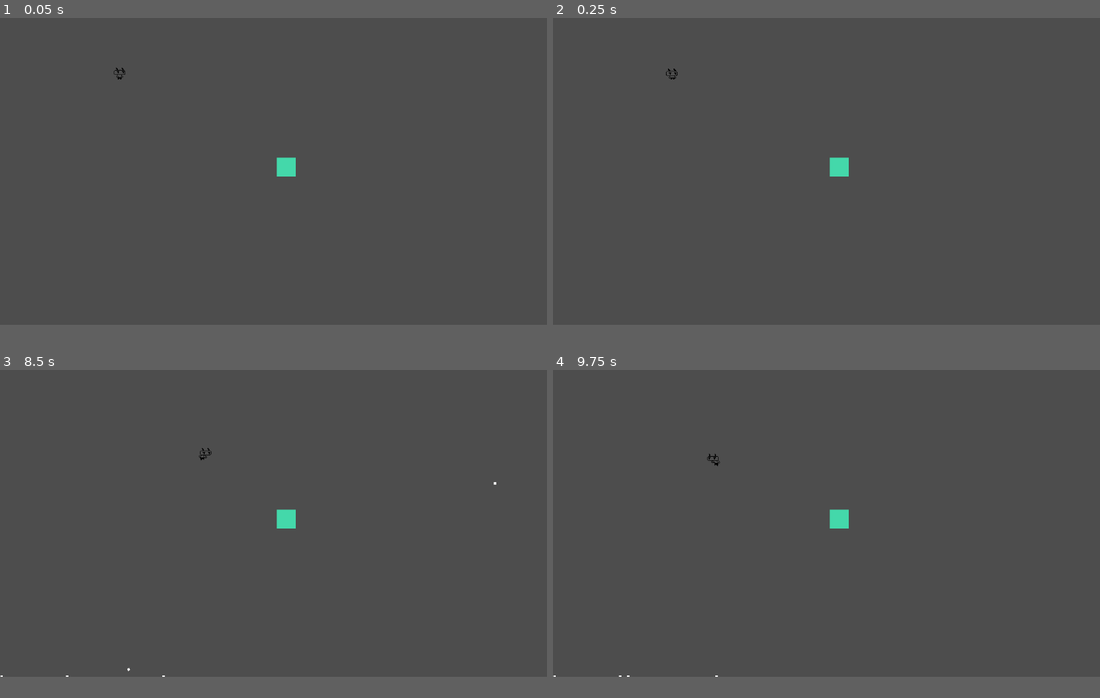
Above: before the commit, frames 1-4 (two rows, left to right).
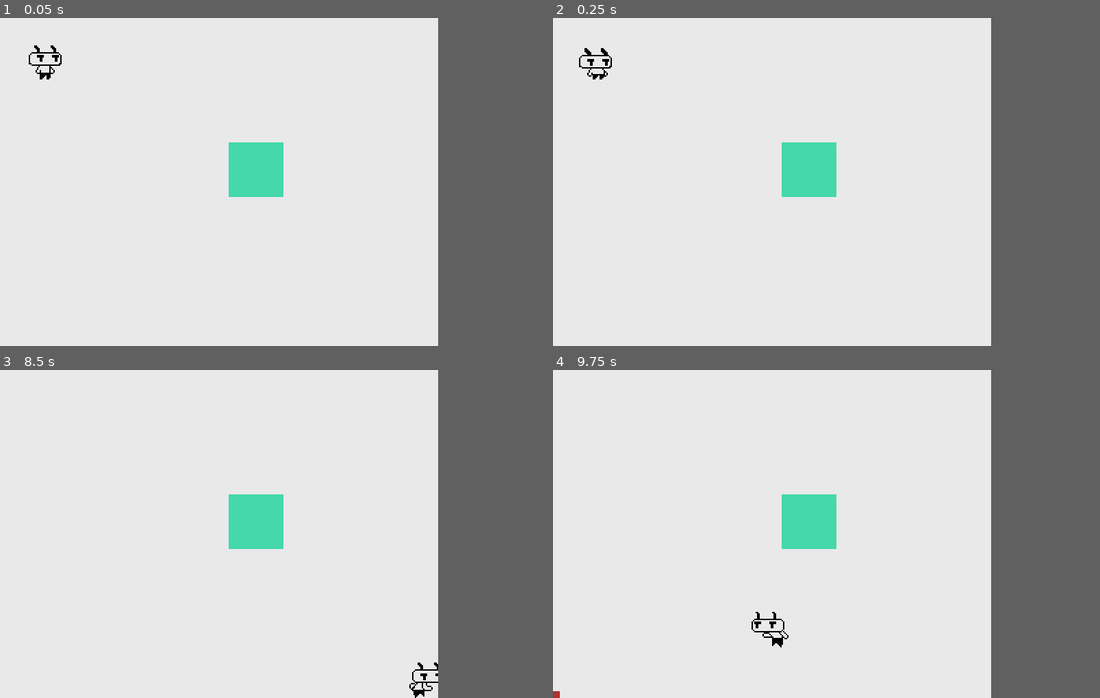
Above: after the commit, the same moments.

Repository: dead-rabbit-studio/hell-scout
Game: Godot game, scene res://main_game.tscn
The game is run twice, just before and just after one commit, with the same random seed, the same clock (stepped at 60 frames per second) and the same inputs.
Inputs:
- Up to frame 1 (0.05 s): no input
- Up to frame 2 (0.25 s): no input
- Up to frame 3 (8.5 s): hold Right (move_right) 0.53-1.28 s; hold Down (move_down) 1.28-2.03 s; hold Right (move_right) 2.03-2.78 s; hold Up (move_up) 2.78-3.53 s; hold Left (move_left) 3.53-5.03 s; hold Down (move_down) 5.03-5.78 s; hold Right (move_right) 5.78-6.53 s; hold Up (move_up) 6.53-7.28 s; hold Right (move_right) 7.28-8.03 s; hold Down (move_down) from 8.03 s (still down)
- Up to frame 4 (9.75 s): release Down (move_down) at 8.78 s; hold Left (move_left) 8.78-9.53 s; hold Up (move_up) from 9.53 s (still down)
In our replay, the window is 799x449 before the commit and 640x480 after it. These sizes can differ from the game's own. Grey fills any space a smaller window leaves; there, only what the larger window draws over its background counts as a difference.

The runs differ from the first frame. In frame 1, 75% of the frame differs, in the area x 0-81%, y 0-94%; in frame 2, 75%; in frame 3, 75%, in the area x 0-91%, y 0-100%; in frame 4, 75%.

Commit message:
chore: change game colors to better readbility

Diff:
--- a/bullet.gd
+++ b/bullet.gd
@@ -1,11 +1,13 @@
 extends RigidBody2D
 
-@export var still_alive_time_secs: int = 1
+@export var still_alive_time_secs: float = 0.01
 
 func _ready() -> void:
 	var timer: Timer = Timer.new()
+	timer.autostart = true
 	timer.start(still_alive_time_secs)
-	timer.connect("Timeout", _on_timer_timeout)
+	timer.connect("timeout", _on_timer_timeout)
+	add_child(timer)
 
 func _on_timer_timeout() -> void:
 	queue_free()
--- a/bullet.tscn
+++ b/bullet.tscn
@@ -11,6 +11,7 @@
 [node name="ColorRect" type="ColorRect" parent="."]
 offset_right = 5.0
 offset_bottom = 5.0
+color = Color(0.67451, 0.196078, 0.196078, 1)
 
 [node name="CollisionShape2D" type="CollisionShape2D" parent="."]
 position = Vector2(2.5, 2.5)
--- a/main_game.tscn
+++ b/main_game.tscn
@@ -17,6 +17,13 @@
 [node name="Main Game" type="Node2D"]
 script = ExtResource("1_e2vps")
 
+[node name="ColorRect" type="ColorRect" parent="."]
+offset_left = 396.0
+offset_top = 183.0
+offset_right = 756.0
+offset_bottom = 449.0
+color = Color(0.913725, 0.913725, 0.913725, 1)
+
 [node name="Camera2D" type="Camera2D" parent="."]
 position = Vector2(577, 323)
 
@@ -27,27 +34,28 @@
 physics_material_override = SubResource("PhysicsMaterial_d1161")
 
 [node name="TopBondary" type="CollisionShape2D" parent="Level/LevelBoundaries"]
-position = Vector2(576, -12)
+position = Vector2(590, 193)
 shape = SubResource("RectangleShape2D_6o613")
 debug_color = Color(0.647059, 0.407843, 0.835294, 0.419608)
 
 [node name="BottomBoundary" type="CollisionShape2D" parent="Level/LevelBoundaries"]
-position = Vector2(576, 659)
+position = Vector2(606, 453)
 shape = SubResource("RectangleShape2D_6o613")
 debug_color = Color(0.647059, 0.407843, 0.835294, 0.419608)
 
 [node name="LeftBoundary" type="CollisionShape2D" parent="Level/LevelBoundaries"]
-position = Vector2(-10, 333.75)
+position = Vector2(407, 345)
 shape = SubResource("RectangleShape2D_dj024")
 debug_color = Color(0.647059, 0.407843, 0.835294, 0.419608)
 
 [node name="RightBoundary" type="CollisionShape2D" parent="Level/LevelBoundaries"]
-position = Vector2(1162, 335)
+position = Vector2(747, 317)
 shape = SubResource("RectangleShape2D_dj024")
 debug_color = Color(0.647059, 0.407843, 0.835294, 0.419608)
 
 [node name="Player" parent="Level" instance=ExtResource("1_4phlm")]
-position = Vector2(253, 113)
+position = Vector2(450, 232)
+SPEED = 200.0
 
 [node name="Gun" parent="Level/Player" instance=ExtResource("2_be4gn")]
 gunDirection = 3
--- a/project.godot
+++ b/project.godot
@@ -14,6 +14,13 @@
 run/main_scene="res://main_game.tscn"
 config/features=PackedStringArray("4.1", "Mobile")
 config/icon="res://icon.png"
+
+[display]
+
+window/size/viewport_width=320
+window/size/viewport_height=240
+window/stretch/mode="viewport"
+window/stretch/aspect="ignore"
 
 [input]
 
@@ -47,4 +54,5 @@
 
 [rendering]
 
+textures/canvas_textures/default_texture_filter=0
 renderer/rendering_method="mobile"
